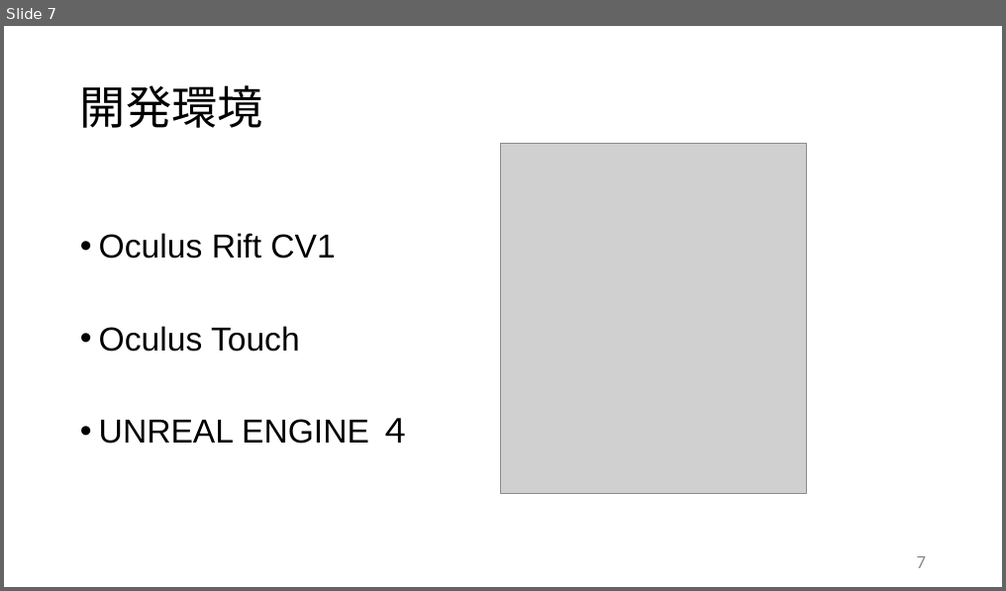
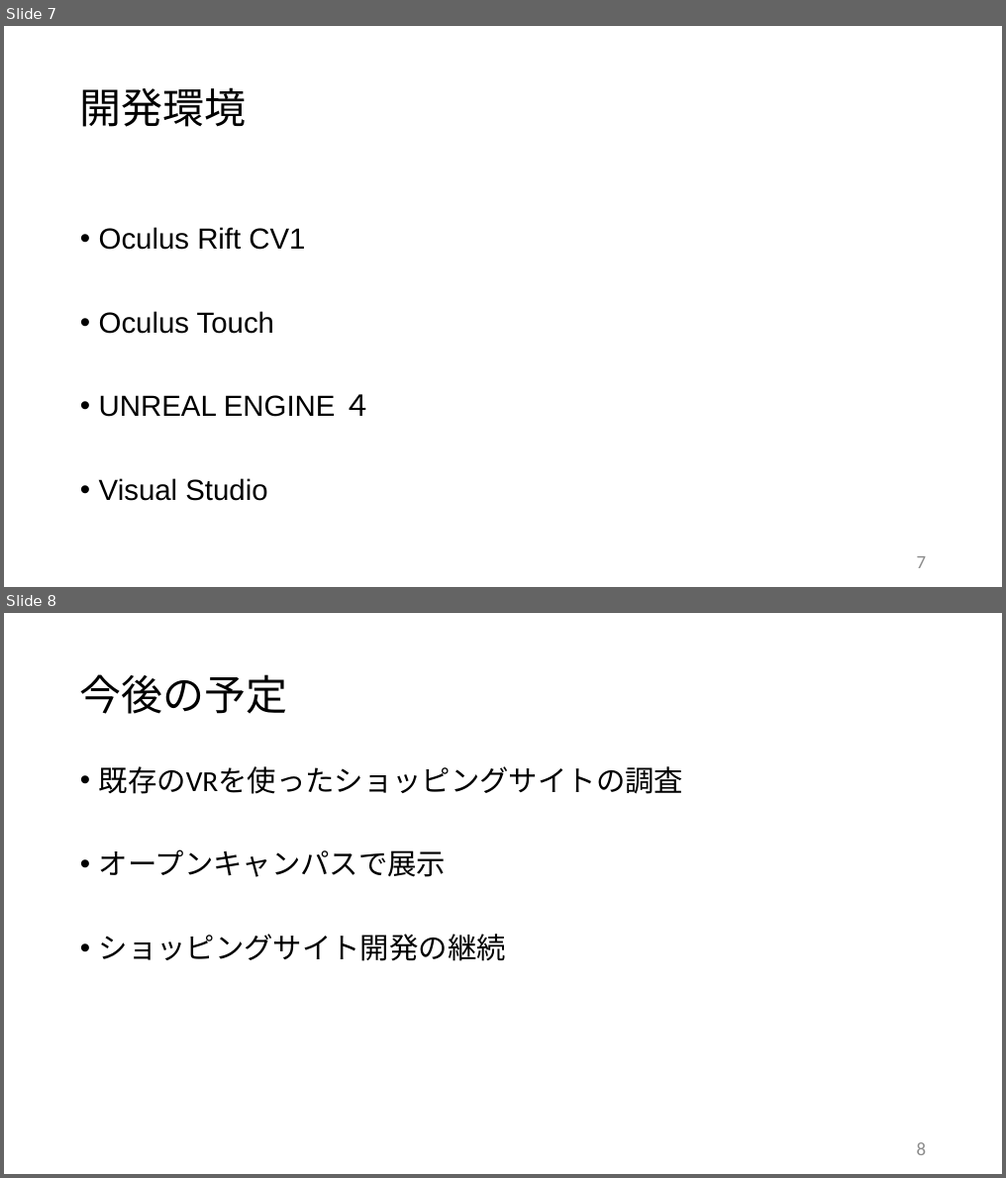
Before and after one commit to yamako0/dissertation, a slide deck: スライド/20170720_中間発表.pptx. Shown one above the other, each under a label of ours: slide 7 before the commit, slides 7 and 8 after it. The pictures are 1006x591 and 1006x1178 pixels, drawn with LibreOffice and Linux fonts; fonts in the diff are those of the drawing; grey boxes stand for pictures. Boxes give left, top, right and bottom in pixels: in the first picture for what was removed or moved away, otherwise in the second. Text is boxed around its words. In the diff, an @@ line names an element or a change of style, - is before the commit and + after.

```diff
--- a/スライド/20170720_中間発表.pptx
+++ b/スライド/20170720_中間発表.pptx
@@ slide 8 added at (x1=4, y1=613, x2=1002, y2=1174), background #FFFFFF @@
@@ title added at (x1=80, y1=674, x2=288, y2=714), 40 pt, text #000000 @@
+今後の予定
@@ text added at (x1=99, y1=766, x2=683, y2=961), 28 pt, text #000000 @@
+• 既存のVRを使ったショッピングサイトの調査
+• オープンキャンパスで展示
+• ショッピングサイト開発の継続
@@ page number added at (x1=917, y1=1143, x2=927, y2=1156), 18 pt, text #8C8C8C @@
+8
@@ slide 7 changed as well @@
@@ title "開発環境" at (x1=80, y1=87, x2=247, y2=127): size 44 to 40 pt @@
@@ picture removed at (x1=500, y1=144, x2=807, y2=494) @@
@@ text at (x1=99, y1=227, x2=372, y2=417): size 32 to 28 pt in "Oculus Rift CV1", "Oculus Touch", "UNREAL ENGINE ４" @@
@@ text at (x1=99, y1=478, x2=267, y2=501): paragraph added @@
+• Visual Studio
```
Also in this commit, not shown: 4 other slides changed, 1 other slide added, 1 slide removed.
